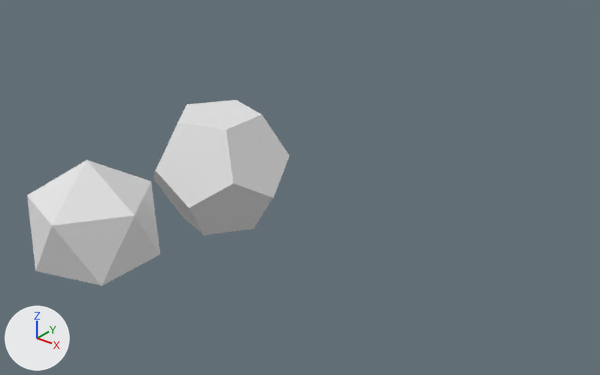
Two versions of the Blender file image_generation/data/shapes/Dodecahedron.blend, one commit apart.
Camera for both pictures: a 50 mm lens placed at (10.4, -10.52, 6.74), pointed at (1.71, 0.35, 0.0). Arrows for +X, +Y and +Z are at lower left; the lights stay in place.

In view in the first picture: 'Dodecahedron', 'Icosphere.001'.
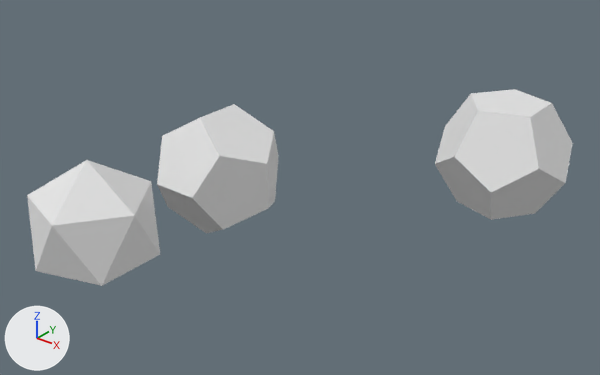
Location of each change, (x1, y1, x2, y2) in pixels of the pictures (600 x 375 px):
'OldDodecahedron', added
    after: (435, 89, 573, 220)
'Dodecahedron', reshaped, moved, rescaled (10% narrower)
    before: (153, 100, 289, 235)
    after: (157, 104, 279, 233)

The change, as a list of edits to the scene's bpy script:
```text
Add me_solid:
    me_solid.from_pydata([(0.58, 0.58, 0.58), (0.58, 0.58, -0.58), (0.58, -0.58, 0.58), (0.58, -0.58, -0.58), (-0.58, 0.58, 0.58), (-0.58, 0.58, -0.58), (-0.58, -0.58, 0.58), (-0.58, -0.58, -0.58), (0.36, 0.93, 0.0), (-0.36, 0.93, 0.0), (0.36, -0.93, 0.0), (-0.36, -0.93, 0.0), (0.93, 0.0, 0.36), (0.93, 0.0, -0.36), (-0.93, 0.0, 0.36), (-0.93, 0.0, -0.36), (0.0, 0.36, 0.93), (0.0, -0.36, 0.93), (0.0, 0.36, -0.93), (0.0, -0.36, -0.93)], [], [(9, 5, 15, 14, 4), (0, 8, 9, 4, 16), (12, 2, 10, 3, 13), (0, 12, 13, 1, 8), (7, 19, 3, 10, 11), (7, 15, 5, 18, 19), (16, 4, 14, 6, 17), (0, 16, 17, 2, 12), (8, 1, 18, 5, 9), (7, 11, 6, 14, 15), (3, 19, 18, 1, 13), (6, 11, 10, 2, 17)])
Change ob_dodecahedron:
    ob_dodecahedron: bpy.data.objects.new('Dodecahedron', me_icosphere_001) -> bpy.data.objects.new('Dodecahedron', me_solid)
    ob_dodecahedron.location: (0.01, 0.0, 0.07) -> (0.0, 0.0, 0.0)
    ob_dodecahedron.scale: (1.0, 1.0, 1.0) -> (1.3, 1.3, 1.3)
Add ob_olddodecahedron:
    ob_olddodecahedron = bpy.data.objects.new('OldDodecahedron', me_icosphere_001)
    ob_olddodecahedron.location = (4.0, 4.0, 0.07)
```
